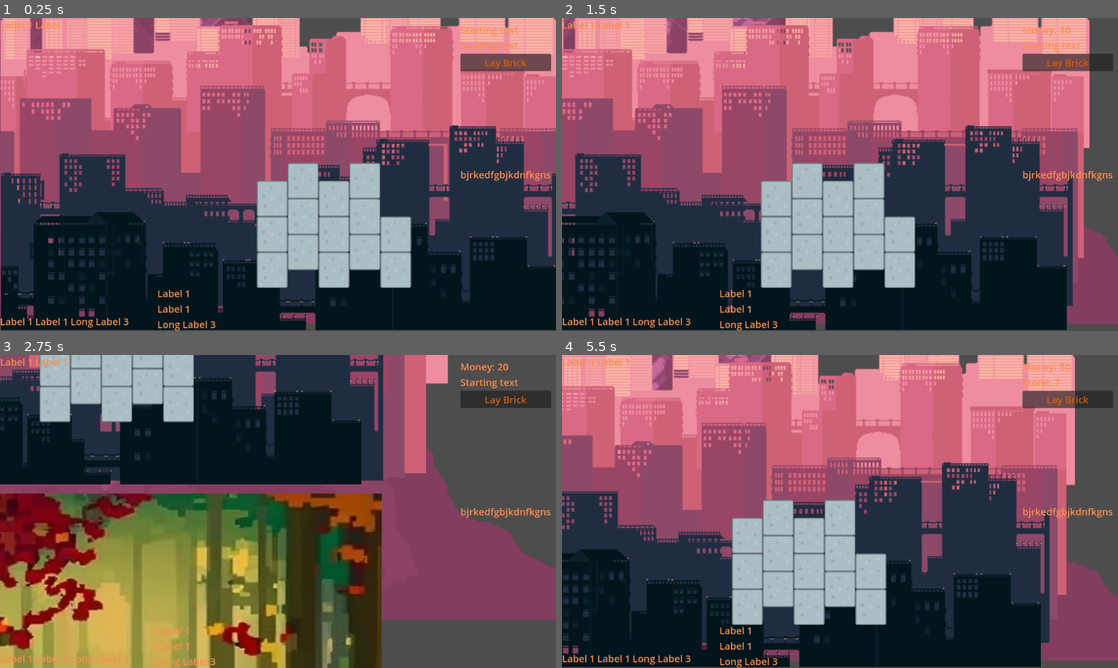
Above: before the commit, frames 1-4 (two rows, left to right).
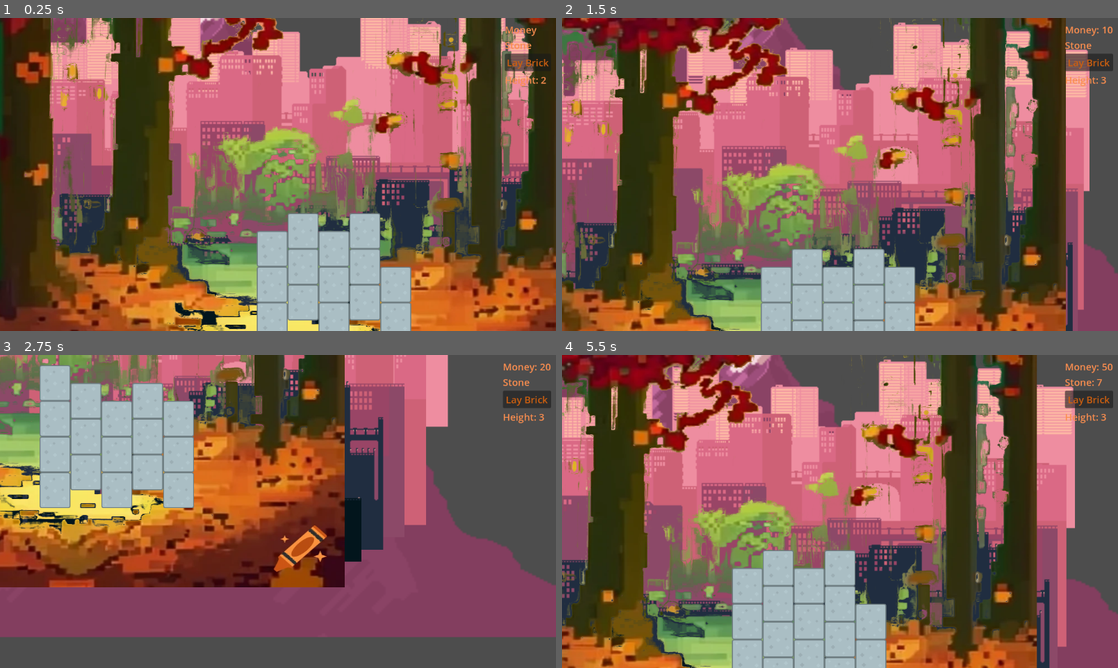
Above: after the commit, the same moments.

Repository: super-Colin/tower-builder
Game: Godot game, scene res://game.tscn
Same seed, same stepped clock (60 frames per second), same inputs: the game is played once before the commit and once after it.
Inputs (mouse positions are in pixels of both pictures, inside the frame that each line leads up to):
- Up to frame 1 (0.25 s): no input
- Up to frame 2 (1.5 s): click "Lay Brick" at 0.5 s; tap Enter at 1.25 s; move the mouse to (962, 158) at 1.27 s; hold Right (ui_right) from 1.28 s (still down); click (962, 158) at 1.42 s
- Up to frame 3 (2.75 s): move the mouse to (166, 527) at 2.02 s; release Right (ui_right) at 2.03 s; hold Down (ui_down) from 2.03 s (still down)
- Up to frame 4 (5.5 s): move the mouse to (895, 442) at 2.77 s; release Down (ui_down) at 2.78 s; hold Right (ui_right) 2.78-3.53 s; move the mouse to (812, 574) at 3.52 s; hold Up (ui_up) 3.53-4.28 s; click (812, 574) at 3.67 s; move the mouse to (1006, 558) at 4.27 s; hold Left (ui_left) from 4.28 s (still down); move the mouse to (673, 464) at 5.02 s

The runs differ from the first frame. In frame 1, 79% of the frame differs, in the area x 0-100%, y 0-100%; in frame 2, 82%; in frame 3, 71%; in frame 4, 78%.

Commit message:
camera working, found some art assets

Diff:
--- a/Events.gd
+++ b/Events.gd
@@ -2,12 +2,20 @@
 
 signal askToAddBrick
 signal addBrick
+
 signal moneyUpdated
 signal addMoney(amount: int)
 signal removeMoney(amount: int)
+
 signal stoneUpdated
 signal addStone(amount: int)
 signal removeStone(amount: int)
+
+signal towerHeightUpdated
+signal addTowerHeight(amount: int)
+signal removeTowerHeight(amount: int)
+
+
 
 
 func _ready():
@@ -16,7 +24,8 @@
 	removeMoney.connect(_removeMoney)
 	addStone.connect(_addStone)
 	removeStone.connect(_removeStone)
-
+	addTowerHeight.connect(_addTowerHeight)
+	removeTowerHeight.connect(_removeTowerHeight)
 
 func _addMoney(amount):
 	Globals.money = Globals.money + amount
@@ -35,3 +44,12 @@
 func _removeStone(amount):
 	Globals.stone = Globals.stone - amount
 	stoneUpdated.emit()
+
+
+func _addTowerHeight(amount):
+	Globals.totalHeight = Globals.totalHeight + amount
+	towerHeightUpdated.emit()
+
+func _removeTowerHeight(amount):
+	Globals.totalHeight = Globals.totalHeight - amount
+	towerHeightUpdated.emit()
--- /dev/null
+++ b/MainCamera.gd
@@ -0,0 +1,26 @@
+extends Camera2D
+
+
+# Called when the node enters the scene tree for the first time.
+func _ready():
+	Events.towerHeightUpdated.connect(centerOnTower)
+	pass # Replace with function body.
+
+
+# Called every frame. 'delta' is the elapsed time since the previous frame.
+func _process(delta):
+	var direction = Input.get_axis("ui_left", "ui_right")
+	if direction:
+		$'.'.position.x += direction * 10
+	else:
+		$'.'.position.x += direction * -10
+	direction = Input.get_axis("ui_up", "ui_down")
+	if direction:
+		$'.'.position.y += direction * 10
+	else:
+		$'.'.position.y += direction * -10
+
+
+
+func centerOnTower():
+	$'.'.position.y = $"../Tower".brickHeight * (Globals.totalHeight - 5) * -1
--- a/Tower.gd
+++ b/Tower.gd
@@ -50,7 +50,9 @@
 		nextBrickOffset = "low"
 	$'.'.add_child(newBrick)
 	widthInBricks +=1
+	# if the layer is finished
 	if widthInBricks == widthInBricksPerLayer:
 		widthInBricks = 0
 		totalHeight += 1
+		Events.addTowerHeight.emit(1)
 		nextBrickOffset = rowStartingOffset
--- a/background.tscn
+++ b/background.tscn
@@ -1,12 +1,64 @@
-[gd_scene load_steps=2 format=3 uid="uid://83mj3x6kuvst"]
+[gd_scene load_steps=7 format=3 uid="uid://83mj3x6kuvst"]
 
-[ext_resource type="Texture2D" uid="uid://4vysampitn2u" path="res://craiyon_200115_An_autumnal_magical_enchanted_forest__pixel_art__512_bits.png" id="1_sru5l"]
+[ext_resource type="Texture2D" uid="uid://om3w8d0dhl6b" path="res://An_autumnal_magical_enchanted_forest_clear.png" id="1_tqemc"]
+[ext_resource type="Texture2D" uid="uid://bmf3vie1m2du0" path="res://city 2/2.png" id="2_q1bxy"]
+[ext_resource type="Texture2D" uid="uid://pmg3p4p7ht34" path="res://city 2/3.png" id="3_jrdcr"]
+[ext_resource type="Texture2D" uid="uid://c5jnple1n3rbt" path="res://city 2/4.png" id="4_bomxs"]
+[ext_resource type="Texture2D" uid="uid://80pxljuhevdp" path="res://city 2/5.png" id="5_yq1wy"]
+[ext_resource type="Texture2D" uid="uid://bxgry1hr8a7qe" path="res://city 2/6.png" id="6_ou0ob"]
 
 [node name="Background" type="Node2D"]
 position = Vector2(0, -494)
+metadata/_edit_horizontal_guides_ = [-336.0]
 
 [node name="Craiyon200115AnAutumnalMagicalEnchantedForestPixelArt512Bits" type="Sprite2D" parent="."]
 position = Vector2(-14, 195)
 scale = Vector2(1.14844, 1)
-texture = ExtResource("1_sru5l")
+texture = ExtResource("1_tqemc")
 centered = false
+
+[node name="CityParallaxBackground" type="ParallaxBackground" parent="."]
+
+[node name="ParallaxLayer" type="ParallaxLayer" parent="CityParallaxBackground"]
+motion_scale = Vector2(0.5, 0.5)
+
+[node name="2" type="Sprite2D" parent="CityParallaxBackground/ParallaxLayer"]
+position = Vector2(0, -200)
+scale = Vector2(2, 2)
+texture = ExtResource("2_q1bxy")
+centered = false
+
+[node name="ParallaxLayer2" type="ParallaxLayer" parent="CityParallaxBackground"]
+motion_scale = Vector2(0.6, 0.6)
+
+[node name="3" type="Sprite2D" parent="CityParallaxBackground/ParallaxLayer2"]
+position = Vector2(0, -150)
+scale = Vector2(2, 2)
+texture = ExtResource("3_jrdcr")
+centered = false
+
+[node name="ParallaxLayer3" type="ParallaxLayer" parent="CityParallaxBackground"]
+motion_scale = Vector2(0.7, 0.7)
+
+[node name="4" type="Sprite2D" parent="CityParallaxBackground/ParallaxLayer3"]
+position = Vector2(0, -100)
+scale = Vector2(2, 2)
+texture = ExtResource("4_bomxs")
+centered = false
+
+[node name="ParallaxLayer4" type="ParallaxLayer" parent="CityParallaxBackground"]
+motion_scale = Vector2(0.8, 0.8)
+
+[node name="5" type="Sprite2D" parent="CityParallaxBackground/ParallaxLayer4"]
+position = Vector2(0, -50)
+scale = Vector2(2, 2)
+texture = ExtResource("5_yq1wy")
+centered = false
+
+[node name="ParallaxLayer5" type="ParallaxLayer" parent="CityParallaxBackground"]
+motion_scale = Vector2(0.9, 0.9)
+
+[node name="6" type="Sprite2D" parent="CityParallaxBackground/ParallaxLayer5"]
+scale = Vector2(2, 2)
+texture = ExtResource("6_ou0ob")
+centered = false
--- a/game.gd
+++ b/game.gd
@@ -14,17 +14,7 @@
 
 func _process(delta):
 	generateMoney(delta)
-	# camera
-	var direction = Input.get_axis("ui_left", "ui_right")
-	if direction:
-		$Camera2D.position.x += direction * 10
-	else:
-		$Camera2D.position.x += direction * -10
-	direction = Input.get_axis("ui_up", "ui_down")
-	if direction:
-		$Camera2D.position.y += direction * 10
-	else:
-		$Camera2D.position.y += direction * -10
+
 
 
 
@@ -35,6 +25,7 @@
 	if moneyGenerationTimer <= 0:
 		moneyGenerationTimer = moneyGenerationTime
 		Events.addMoney.emit(moneyGenerationAmount)
+		Events.addBrick.emit()
 
 
 func _askToAddBrick():
--- a/game.tscn
+++ b/game.tscn
@@ -1,7 +1,8 @@
-[gd_scene load_steps=7 format=3 uid="uid://20fbt6w76obb"]
+[gd_scene load_steps=8 format=3 uid="uid://20fbt6w76obb"]
 
 [ext_resource type="Script" path="res://game.gd" id="1_7q1og"]
 [ext_resource type="PackedScene" uid="uid://bhonn8guq5ccv" path="res://ui.tscn" id="1_ox67m"]
+[ext_resource type="Script" path="res://MainCamera.gd" id="2_evury"]
 [ext_resource type="PackedScene" uid="uid://83mj3x6kuvst" path="res://background.tscn" id="3_spluf"]
 [ext_resource type="PackedScene" uid="uid://gaa5fvj2mgok" path="res://tower.tscn" id="4_pryjq"]
 [ext_resource type="PackedScene" uid="uid://daqqra7nuv87n" path="res://city_parallax.tscn" id="5_181hc"]
@@ -10,11 +11,9 @@
 [node name="Game" type="Node2D"]
 script = ExtResource("1_7q1og")
 
-[node name="Camera2D" type="Camera2D" parent="."]
+[node name="MainCamera" type="Camera2D" parent="."]
 position = Vector2(574, 326)
-
-[node name="Tower" parent="." instance=ExtResource("4_pryjq")]
-position = Vector2(562, 524)
+script = ExtResource("2_evury")
 
 [node name="CanvasLayer" type="CanvasLayer" parent="."]
 
@@ -35,7 +34,10 @@
 position = Vector2(-1040, -663)
 scale = Vector2(2, 2)
 
-[node name="CityParallax" parent="." instance=ExtResource("5_181hc")]
+[node name="CityParallax" parent="ParallaxBackground" instance=ExtResource("5_181hc")]
+visible = false
 
 [node name="Background" parent="." instance=ExtResource("3_spluf")]
-position = Vector2(77, 514)
+
+[node name="Tower" parent="." instance=ExtResource("4_pryjq")]
+position = Vector2(562, 524)
--- a/project.godot
+++ b/project.godot
@@ -24,7 +24,6 @@
 [display]
 
 window/stretch/mode="viewport"
-window/stretch/scale_mode="integer"
 
 [gui]
 
--- a/sc_theme.tres
+++ b/sc_theme.tres
@@ -3,10 +3,7 @@
 [sub_resource type="StyleBoxEmpty" id="StyleBoxEmpty_ee3l4"]
 
 [resource]
-Button/colors/font_color = Color(0.984314, 0.556863, 0.309804, 1)
-Button/colors/font_focus_color = Color(0.984314, 0.556863, 0.309804, 1)
 Button/colors/font_hover_color = Color(0.996078, 0.690196, 0.529412, 1)
-Button/colors/font_hover_pressed_color = Color(0.984314, 0.556863, 0.309804, 1)
 Button/colors/font_pressed_color = Color(0.586282, 0.265416, 0.0255311, 1)
 Button/font_sizes/font_size = 20
 Button/styles/focus = SubResource("StyleBoxEmpty_ee3l4")
--- a/ui.gd
+++ b/ui.gd
@@ -5,6 +5,7 @@
 func _ready():
 	Events.moneyUpdated.connect(_updateMoneyDisplay)
 	Events.stoneUpdated.connect(_updateStoneDisplay)
+	Events.towerHeightUpdated.connect(_updateHeightDisplay)
 	$MarginContainer/HFlowContainer/AddBrick.button_up.connect(askToAddBrick)
 	#print("ui ready")
 
@@ -26,3 +27,8 @@
 func _updateStoneDisplay():
 	#print("updating money from ui")
 	$MarginContainer/HFlowContainer/Stone.text = "Stone: %d" % Globals.stone
+
+
+func _updateHeightDisplay():
+	#print("updating money from ui")
+	$MarginContainer/HFlowContainer/Height.text = "Height: %d" % Globals.totalHeight
--- a/ui.tscn
+++ b/ui.tscn
@@ -30,11 +30,12 @@
 
 [node name="Money" type="Label" parent="MarginContainer/HFlowContainer"]
 layout_mode = 2
-text = "Starting text"
+text = "Money"
 
 [node name="Stone" type="Label" parent="MarginContainer/HFlowContainer"]
 layout_mode = 2
-text = "Starting text"
+text = "Stone
+"
 
 [node name="AddBrick" type="Button" parent="MarginContainer/HFlowContainer"]
 layout_mode = 2
@@ -45,68 +46,7 @@
 theme_override_colors/font_hover_pressed_color = Color(0.8, 0.372549, 0.0627451, 1)
 text = "Lay Brick"
 
-[node name="Label" type="Label" parent="MarginContainer"]
+[node name="Height" type="Label" parent="MarginContainer/HFlowContainer"]
 layout_mode = 2
-text = "bjrkedfgbjkdnfkgns
+text = "Layer
 "
-
-[node name="VFlowContainer" type="VFlowContainer" parent="."]
-layout_mode = 0
-offset_right = 40.0
-offset_bottom = 40.0
-
-[node name="Label" type="Label" parent="VFlowContainer"]
-layout_mode = 2
-text = "Label 1"
-
-[node name="Label2" type="Label" parent="VFlowContainer"]
-layout_mode = 2
-text = "Label 1"
-
-[node name="VBoxContainer" type="VBoxContainer" parent="."]
-custom_minimum_size = Vector2(500, 0)
-layout_mode = 1
-anchors_preset = 7
-anchor_left = 0.5
-anchor_top = 1.0
-anchor_right = 0.5
-anchor_bottom = 1.0
-offset_left = -20.0
-offset_top = -40.0
-offset_right = 20.0
-grow_horizontal = 2
-grow_vertical = 0
-
-[node name="Label" type="Label" parent="VBoxContainer"]
-layout_mode = 2
-size_flags_vertical = 1
-text = "Label 1"
-
-[node name="Label2" type="Label" parent="VBoxContainer"]
-layout_mode = 2
-text = "Label 1"
-
-[node name="Label3" type="Label" parent="VBoxContainer"]
-layout_mode = 2
-text = "Long Label 3"
-
-[node name="HBoxContainer" type="HBoxContainer" parent="."]
-layout_mode = 1
-anchors_preset = 2
-anchor_top = 1.0
-anchor_bottom = 1.0
-offset_top = -40.0
-offset_right = 40.0
-grow_vertical = 0
-
-[node name="Label" type="Label" parent="HBoxContainer"]
-layout_mode = 2
-text = "Label 1"
-
-[node name="Label2" type="Label" parent="HBoxContainer"]
-layout_mode = 2
-text = "Label 1"
-
-[node name="Label3" type="Label" parent="HBoxContainer"]
-layout_mode = 2
-text = "Long Label 3"
Binary file added: An_autumnal_magical_enchanted_forest_clear.png
Not shown, added: An_autumnal_magical_enchanted_forest_clear.png.import
Binary file added: Foliage1.png
Not shown, added: Foliage1.png.import
Binary file added: Foliage2.png
Not shown, added: Foliage2.png.import
Binary file added: Grass.png
Not shown, added: Grass.png.import
Binary file added: Grass2.png
Not shown, added: Grass2.png.import
Binary file added: Trees1.png
Not shown, added: Trees1.png.import
